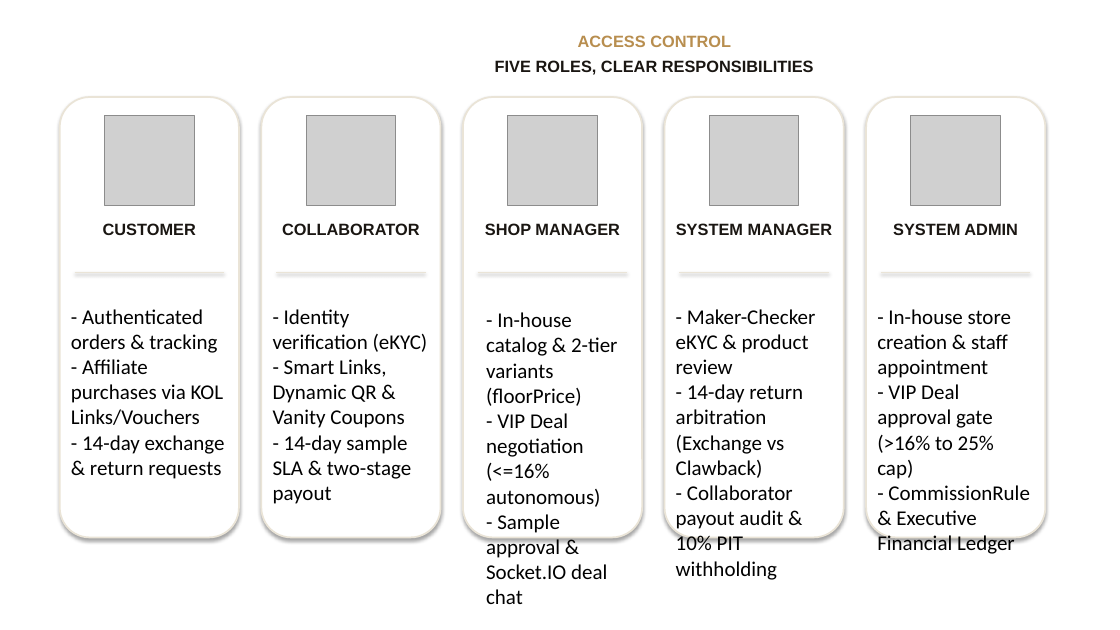
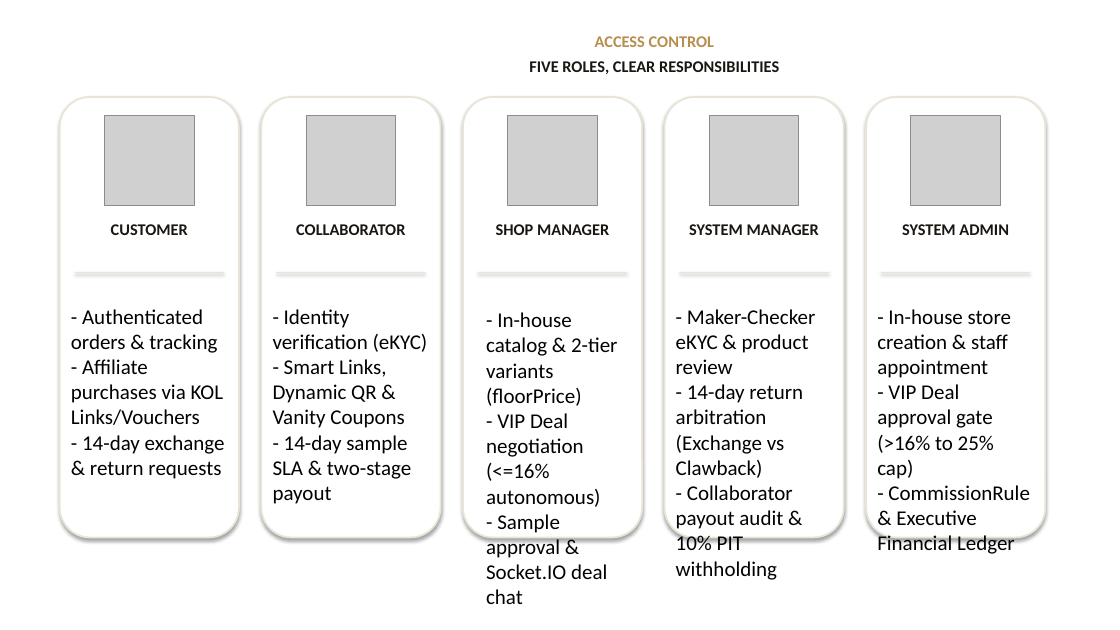
Before and after one commit to thang-nt25/SCANMS-project-capstone-fall26, a slide deck: slide 5 of docs/review 2/FA26SE032_R2_Slide.pptx. Drawn at 1120x630 pixels with LibreOffice and Linux fonts; fonts in the diff are those of the drawing; grey boxes stand for pictures; background and template pictures are left out. Boxes give left, top, right and bottom in pixels: in the first picture for what was removed or moved away, otherwise in the second. Text is boxed around its words. In the diff, an @@ line names an element or a change of style, - is before the commit and + after.

```diff
--- a/docs/review 2/FA26SE032_R2_Slide.pptx
+++ b/docs/review 2/FA26SE032_R2_Slide.pptx
@@ font Arial to Calibri in 7 elements at <box>595,36,714,47</box>, <box>529,61,779,74</box>, <box>111,224,188,235</box>, <box>296,224,405,235</box>, <box>496,224,609,235</box>, <box>689,224,819,235</box>, <box>902,224,1009,235</box> @@
```
Also in this commit, not shown: 7 other slides changed, 2 slides added, 2 slides removed, 13 other files.
